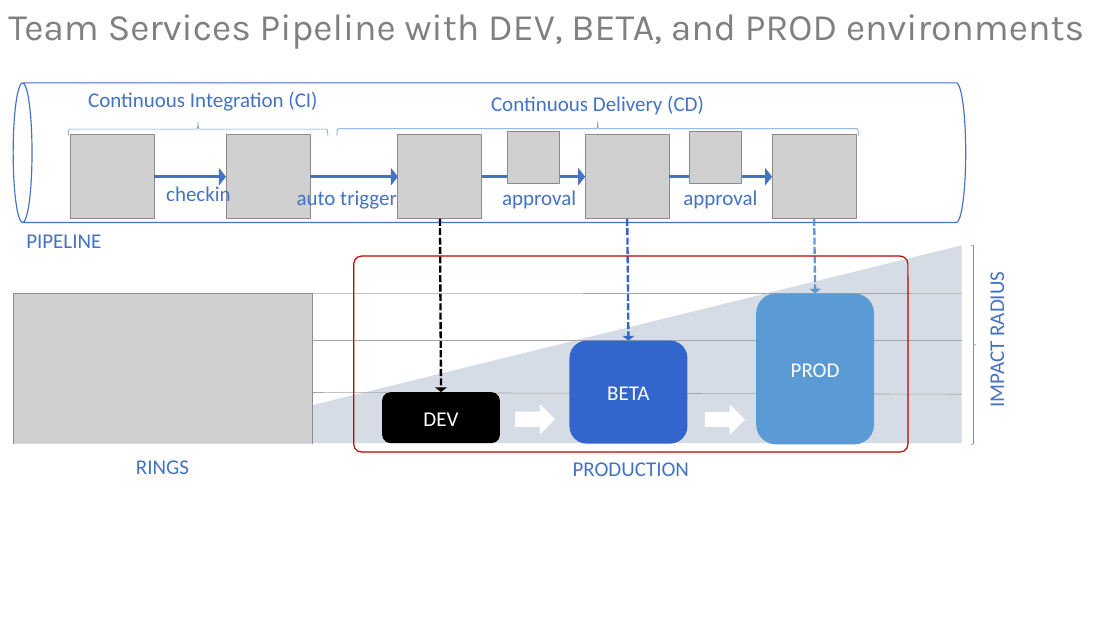
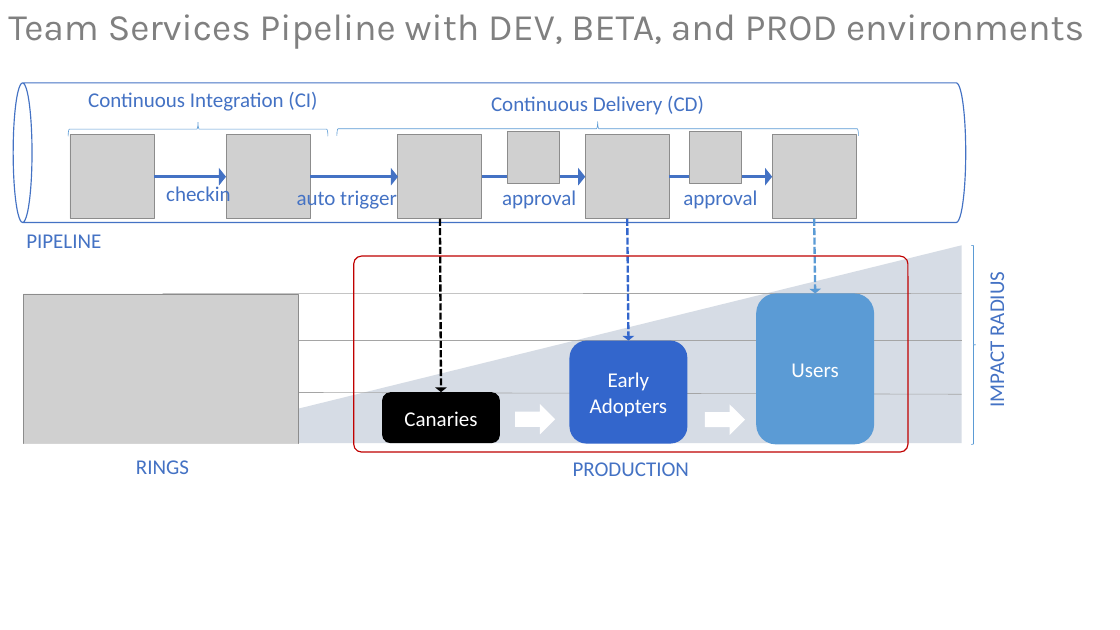
Before and after one commit to ALM-Rangers/Guidance, a slide deck: slide 3 of src/DevOps/Illustrations.pptx. Drawn at 1120x630 pixels with LibreOffice and Linux fonts; fonts in the diff are those of the drawing; grey boxes stand for pictures. Boxes give left, top, right and bottom in pixels: in the first picture for what was removed or moved away, otherwise in the second. Text is boxed around its words. In the diff, an @@ line names an element or a change of style, - is before the commit and + after.

```diff
--- a/src/DevOps/Illustrations.pptx
+++ b/src/DevOps/Illustrations.pptx
@@ picture: place and size @@
-picture at (13, 294, 313, 593)
+picture at (24, 294, 298, 569)
@@ text in rounded rectangle at (590, 372, 668, 417): text changed @@
-BETA
+Early Adopters
@@ text in rounded rectangle at (791, 363, 838, 377): text changed @@
-PROD
+Users
@@ text in rounded rectangle at (404, 411, 477, 426): text changed @@
-DEV
+Canaries
```
Also in this commit, not shown: 7 other files.
